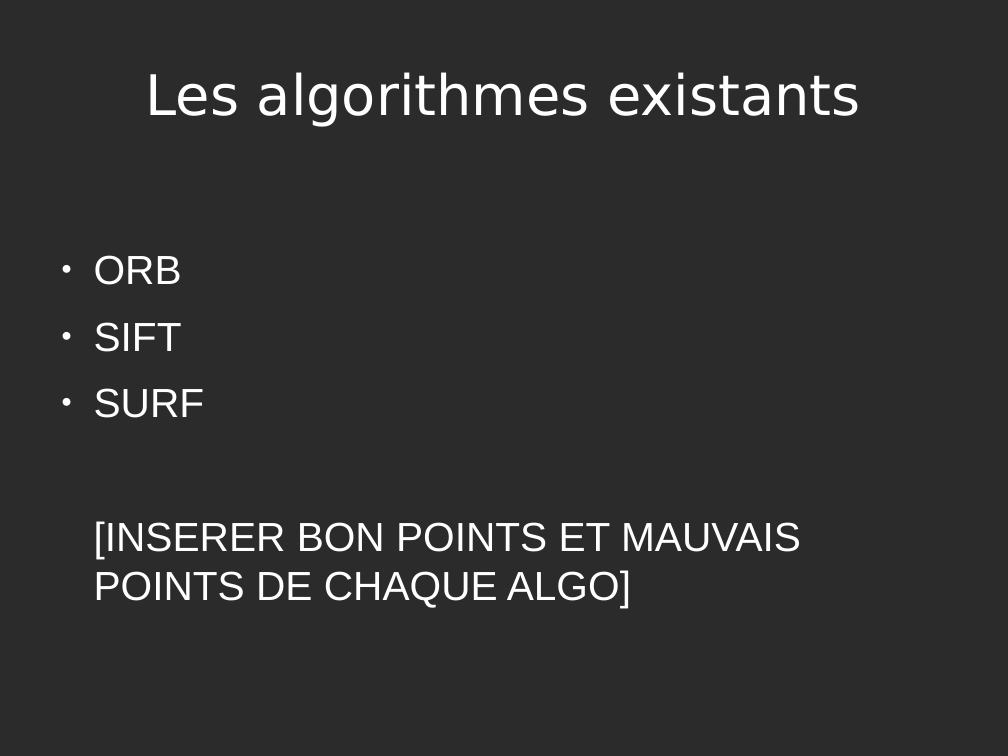
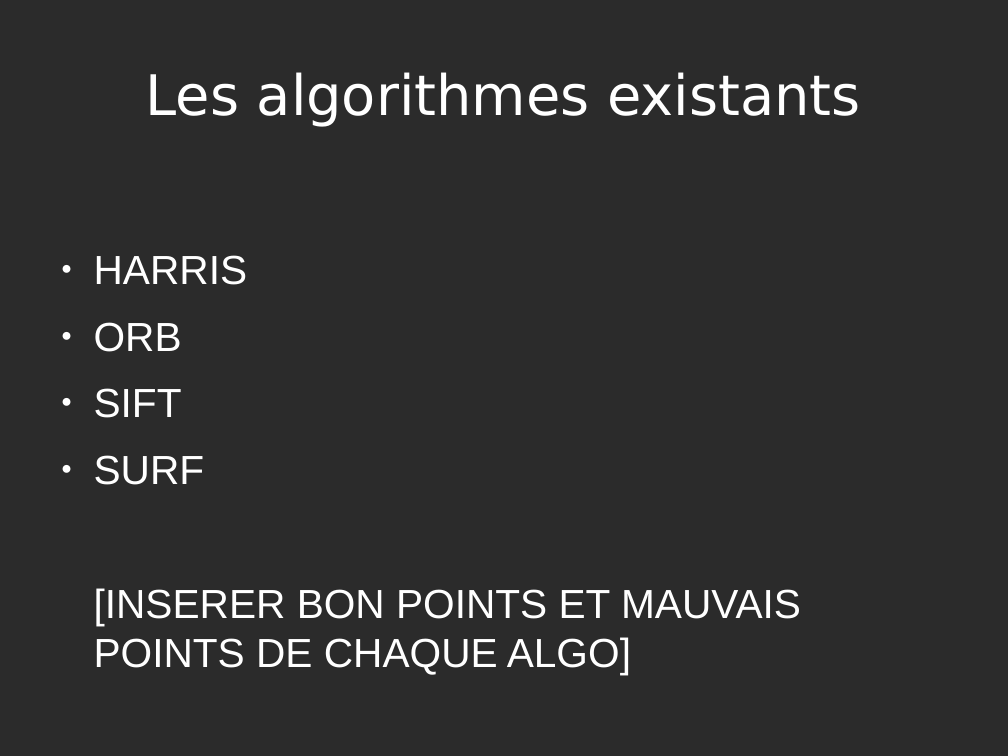
Before and after one commit to todorico/EPC, a slide deck: slide 3 of Presentation.odp. Drawn at 1008x756 pixels with LibreOffice and Linux fonts; fonts in the diff are those of the drawing; background and template pictures are left out; a plain dark background stands for a picture behind light text. Boxes give left, top, right and bottom in pixels: in the first picture for what was removed or moved away, otherwise in the second. Text is boxed around its words. In the diff, an @@ line names an element or a change of style, - is before the commit and + after.

```diff
--- a/Presentation.odp
+++ b/Presentation.odp
@@ text at (94, 255, 247, 285): paragraph added @@
+● HARRIS
```
Also in this commit, not shown: 2 other slides changed, 4 slides added.
